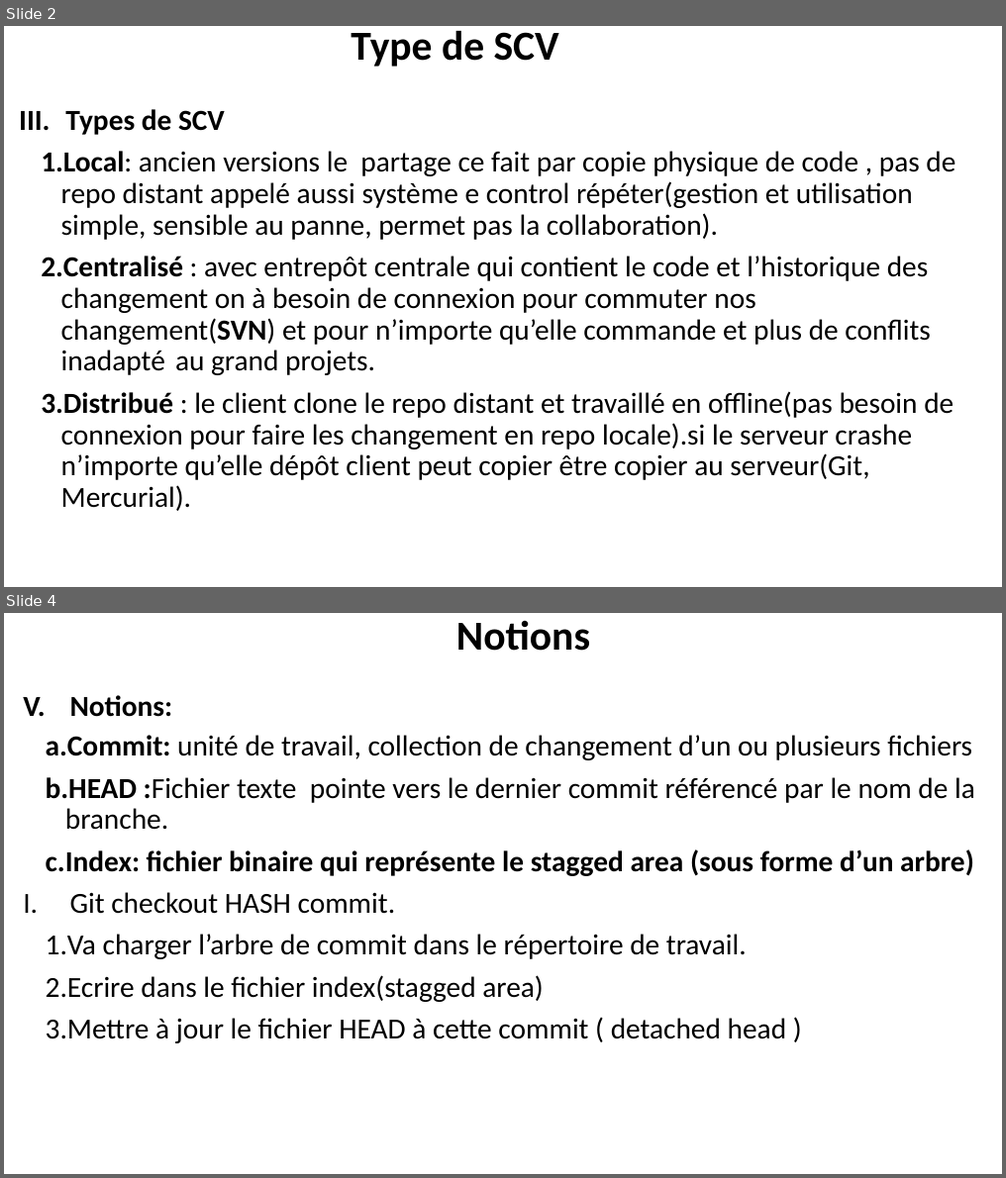
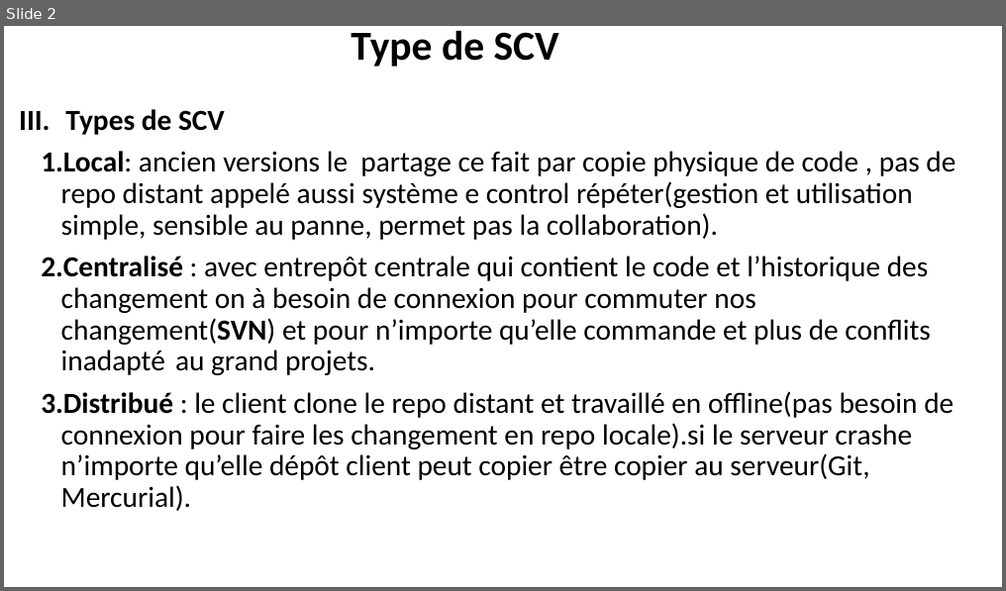
Before and after one commit to belakebiboussad/form, a slide deck: Formation Git.pptx. Shown one above the other, each under a label of ours: slides 2 and 4 before the commit, slide 2 after it; the slides between them are not shown. The pictures are 1006x1178 and 1006x591 pixels, drawn with LibreOffice and Linux fonts; fonts in the diff are those of the drawing. Boxes give left, top, right and bottom in pixels: in the first picture for what was removed or moved away, otherwise in the second. Text is boxed around its words. In the diff, an @@ line names an element or a change of style, - is before the commit and + after.

```diff
--- a/Formation Git.pptx
+++ b/Formation Git.pptx
@@ slide 4 removed at (4, 613, 1002, 1174), background #FFFFFF @@
@@ title removed at (456, 620, 590, 651) @@
-Notions
@@ text removed at (46, 695, 975, 1044) @@
-V. Notions:
-f. Commit: unité de travail, collection de changement d’un ou plusieurs fichiers
-g. HEAD :Fichier texte pointe vers le dernier commit référencé par le nom de la branche.
-h. Index: fichier binaire qui représente le stagged area (sous forme d’un arbre)
-IX. Git checkout HASH commit.
-10. Va charger l’arbre de commit dans le répertoire de travail.
-11. Ecrire dans le fichier index(stagged area)
-12. Mettre à jour le fichier HEAD à cette commit ( detached head )
```
Also in this commit, not shown: 18 slides changed, 6 slides added, 5 other slides removed, 3 other files.
